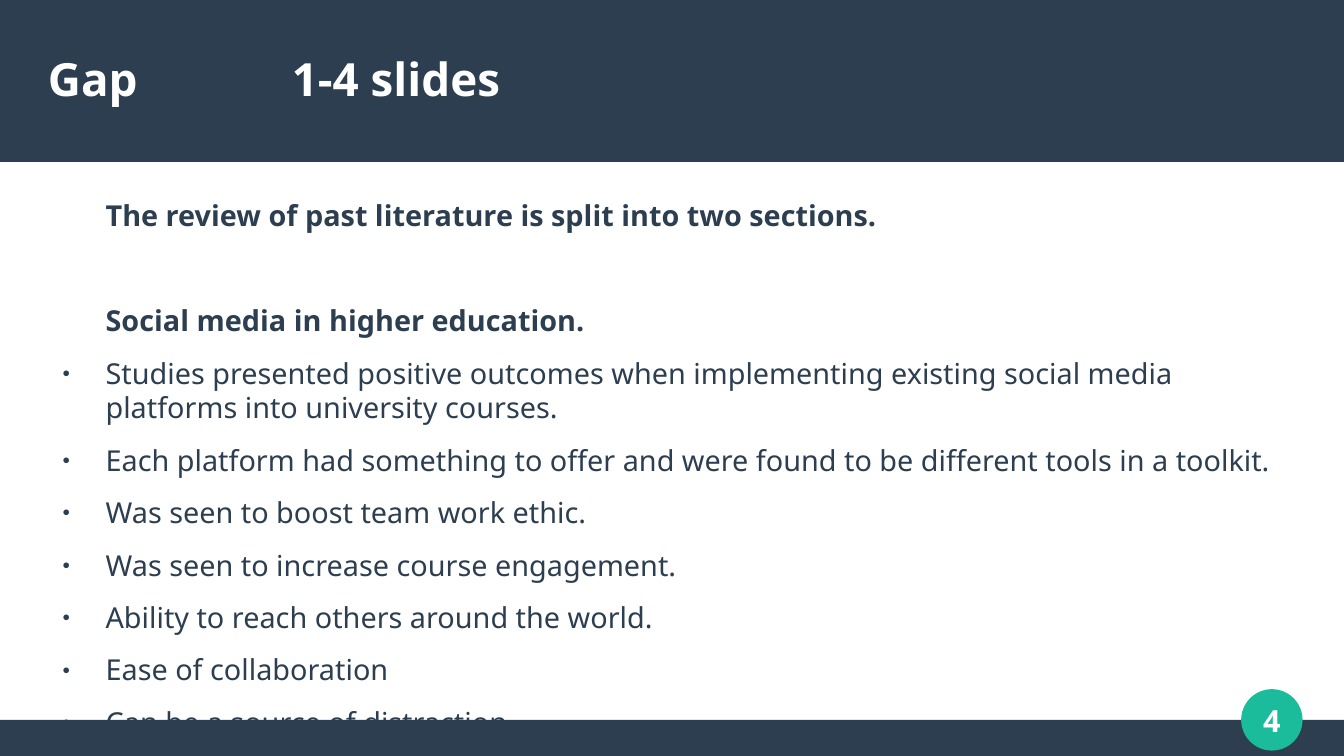
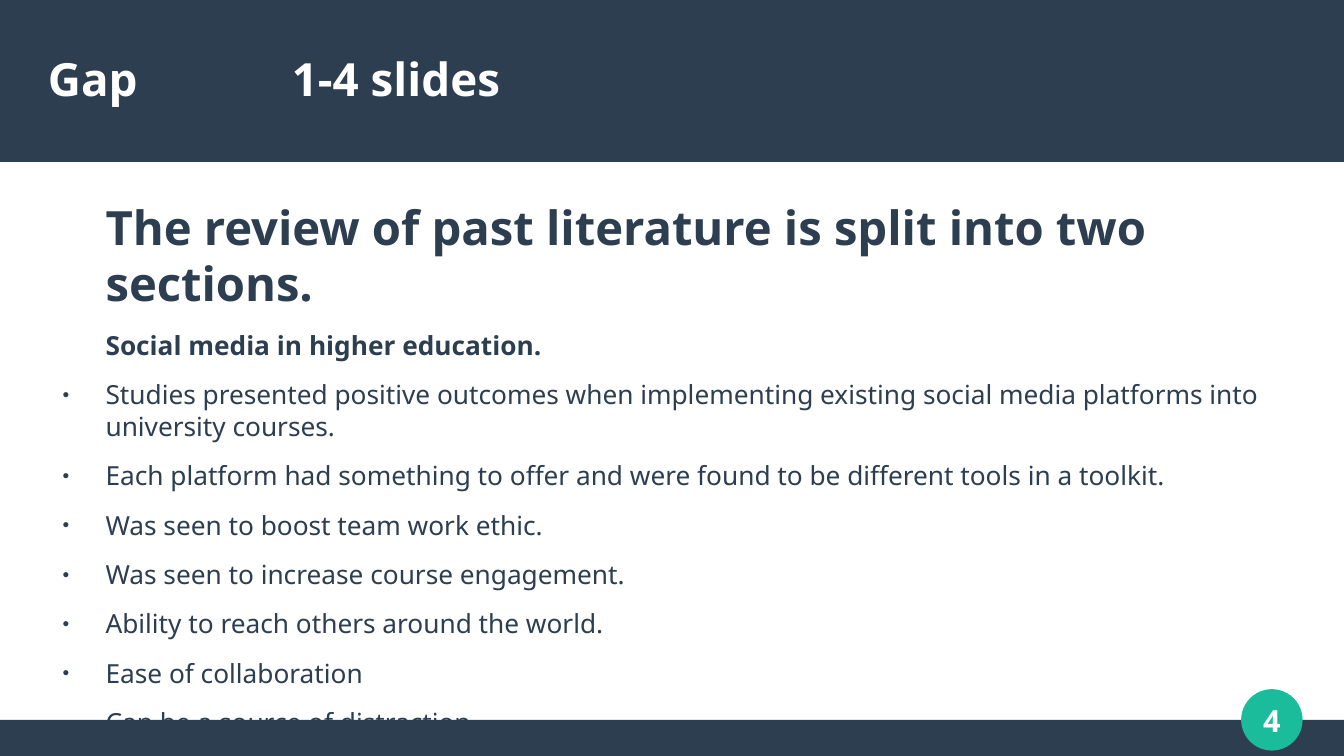
Before and after one commit to dannydaley/myUniSocial, a slide deck: slide 4 of Documentation/COMP320 PRESENTATION.odp. Drawn at 1344x756 pixels with LibreOffice and Linux fonts; fonts in the diff are those of the drawing. Boxes give left, top, right and bottom in pixels: in the first picture for what was removed or moved away, otherwise in the second. Text is boxed around its words. In the diff, an @@ line names an element or a change of style, - is before the commit and + after.

```diff
--- a/Documentation/COMP320 PRESENTATION.odp
+++ b/Documentation/COMP320 PRESENTATION.odp
@@ text "The review of past literature ..." at [106,209,1257,684]: size 17 to 27.9 pt in "The review of past literature is split ..."; size 17 to 15.5 pt in "Social media in higher education.", "Studies presented positive outcomes when implementing existi ...", "Each platform had something to offer and ...", "Was seen to boost team work ethic." and 4 more places @@
```
Also in this commit, not shown: 8 other slides changed, 1 slide added, 1 slide removed, 1 other file.
